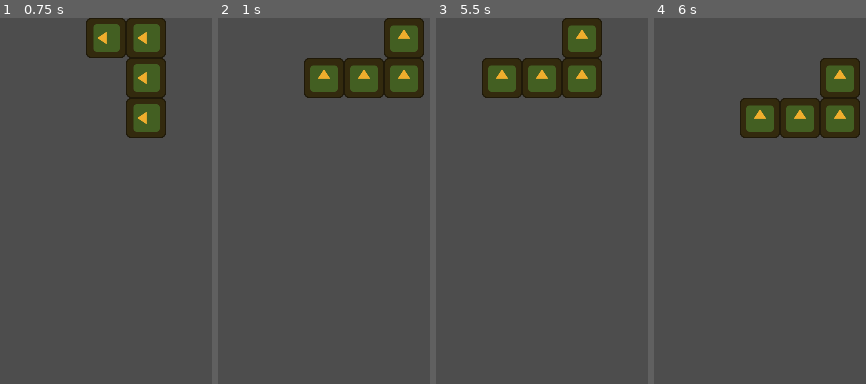
Above: before the commit, frames 1-4 (left to right).
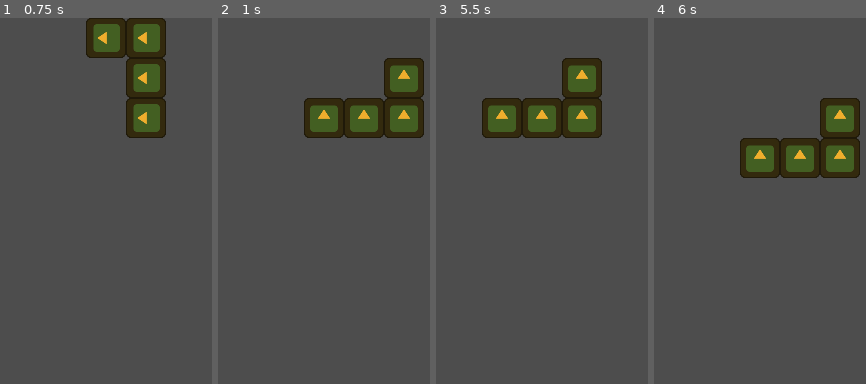
Above: after the commit, the same moments.

Repository: kolulu23/godot4-rc1-test-tetris
Game: Godot game, scene res://Main.tscn
Same seed, same stepped clock (60 frames per second), same inputs: the game is played once before the commit and once after it. The engine's default icon, where the game draws it, is replaced by a stand-in: a white triangle on a blue panel in a dark square.
Inputs:
- Up to frame 1 (0.75 s): tap Enter at 0.5 s; hold Right (tetro_move_right) from 0.53 s (still down); hold Z (tetro_rotate_ccw) from 0.53 s (still down)
- Up to frame 2 (1 s): keep holding Right (tetro_move_right); keep holding Z (tetro_rotate_ccw); tap Up (tetro_rotate_cw) at 0.8 s
- Up to frame 3 (5.5 s): tap R (restart) every 0.75 s from 1.25 to 4.25 s; release Right (tetro_move_right) at 1.28 s; release Z (tetro_rotate_ccw) at 1.28 s; hold Left (tetro_move_left) 1.28-2.03 s; tap Up (tetro_rotate_cw) at 1.35, 3.05 s; tap Down (tetro_soft_drop) at 1.55, 3.8 s; hold Down (tetro_soft_drop) 2.03-2.78 s; hold Right (tetro_move_right) 2.03-3.53 s; tap Z (tetro_rotate_ccw) at 2.3, 4.35 s; tap Space (tetro_hard_drop) at 2.85 s; hold Shift (tetro_hold) 3.53-4.28 s; hold Left (tetro_move_left) from 3.53 s (still down); hold Up (tetro_rotate_cw) from 5.03 s (still down)
- Up to frame 4 (6 s): release Left (tetro_move_left) at 5.78 s; release Up (tetro_rotate_cw) at 5.78 s; hold Right (tetro_move_right) from 5.78 s (still down); tap Down (tetro_soft_drop) at 5.85 s

Frame 1 is identical in both runs. In frame 2, 12% of the frame differs, in the area x 40-98%, y 0-33%; in frame 3, 12%; in frame 4, 12%.

Commit message:
Don't render spawned tetromino if there's no space to display it.

Diff:
--- a/script/Arena.gd
+++ b/script/Arena.gd
@@ -68,24 +68,26 @@
 func setup_active_tetromino():
 	$TetrominoDropTimer.stop()
 	active_tetromino = $TetrominoSpawner.spawn_random()
-	self.add_child(active_tetromino)
 	active_tetromino.position = $TetrominoSpawner.get_spawn_position_for(
 		active_tetromino, ARENA_WIDTH
 	)
 	var cell_positions = CellManager.get_cell_positions_of_tetro(active_tetromino)
-	if $CellManager.is_tetro_can_move_to(active_tetromino, cell_positions):
+	if $CellManager.is_tetro_movable(active_tetromino, cell_positions):
+		self.add_child(active_tetromino)
 		$CellManager.set_tetro_cells(active_tetromino)
 		$TetrominoDropTimer.start()
 	else:
 		print("[TODO]Game Over")
+		active_tetromino.free()
 	_debug_print()
 	print("[1]Spawn ", active_tetromino)
 
 
 func _on_tetromino_drop_timer_timeout():
-	# TODO Debug
-	# if not $CellManager.move_tetro_cells_to(active_tetromino, Vector2i.DOWN):
-	# 	$TetrominoLockDownTimer.start()
+	# If new tetromino can not drop, then user input had a chance to change the situation until the lock down timer runs out.
+	if not $CellManager.move_tetro_cells_to(active_tetromino, Vector2i.DOWN):
+		$TetrominoDropTimer.stop()
+		$TetrominoLockDownTimer.start()
 	pass
 
 
--- a/script/CellManager.gd
+++ b/script/CellManager.gd
@@ -59,7 +59,8 @@
 		cell_positions.push_back(cell_position)
 	return cell_positions
 
-
+## Get all the cell positions of tetromino blocks from one single tetromino.
+## The returned positions are ordered just as the tetromino child block nodes.
 static func get_cell_positions_of_tetro(tetro: Tetromino) -> Array[Vector2i]:
 	var cell_positions: Array[Vector2i] = []
 	for block in tetro.get_children():
@@ -97,7 +98,7 @@
 	for cell_positon in src_cell_positions:
 		dest_cell_positions.push_back(cell_positon + direction)
 
-	if !self.is_tetro_can_move_to(tetro, dest_cell_positions):
+	if !self.is_tetro_movable(tetro, dest_cell_positions):
 		return false
 
 	self.move_tetro_cells(tetro, src_cell_positions, dest_cell_positions)
@@ -110,12 +111,13 @@
 	dest_tetro.rotate(_rotation)
 	var dest_cell_positions = CellManager.get_cell_positions_of_tetro(dest_tetro)
 
-	if !self.is_tetro_can_move_to(tetro, dest_cell_positions):
+	if !self.is_tetro_movable(tetro, dest_cell_positions):
 		return false
 
 	var src_cell_positions = CellManager.get_cell_positions_of_tetro(tetro)
 	self.move_tetro_cells(tetro, src_cell_positions, dest_cell_positions)
 	tetro.rotate(_rotation)
+	dest_tetro.queue_free()
 	return true
 
 
@@ -146,7 +148,7 @@
 	return not tetro.is_ancestor_of(block)
 
 
-func is_tetro_can_move_to(tetro: Tetromino, dest_cell_positions: Array[Vector2i]) -> bool:
+func is_tetro_movable(tetro: Tetromino, dest_cell_positions: Array[Vector2i]) -> bool:
 	if dest_cell_positions.any(func(p): return not self.is_cell_inbound(p)):
 		return false
 	if dest_cell_positions.any(func(p): return self.is_cell_occupied(p, tetro)):
